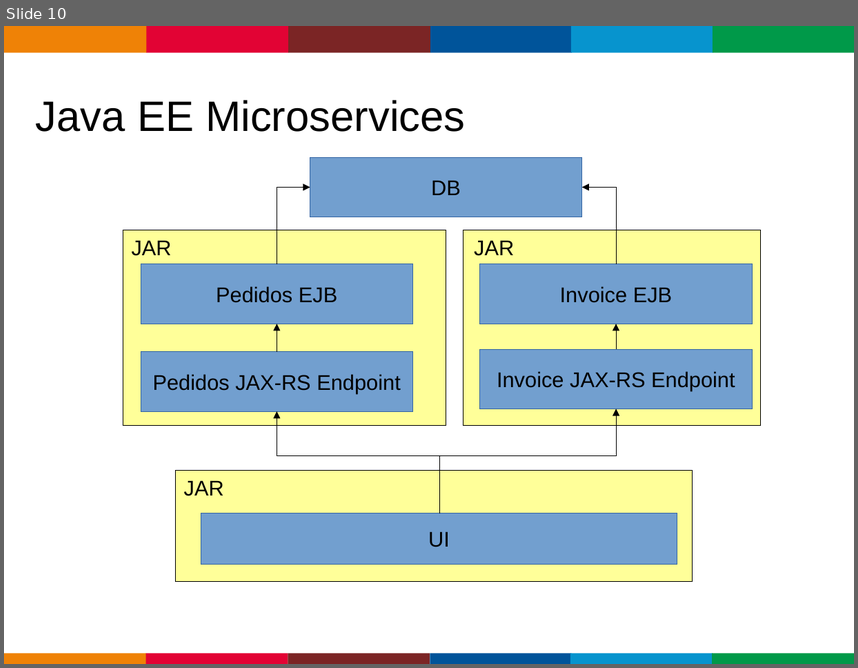
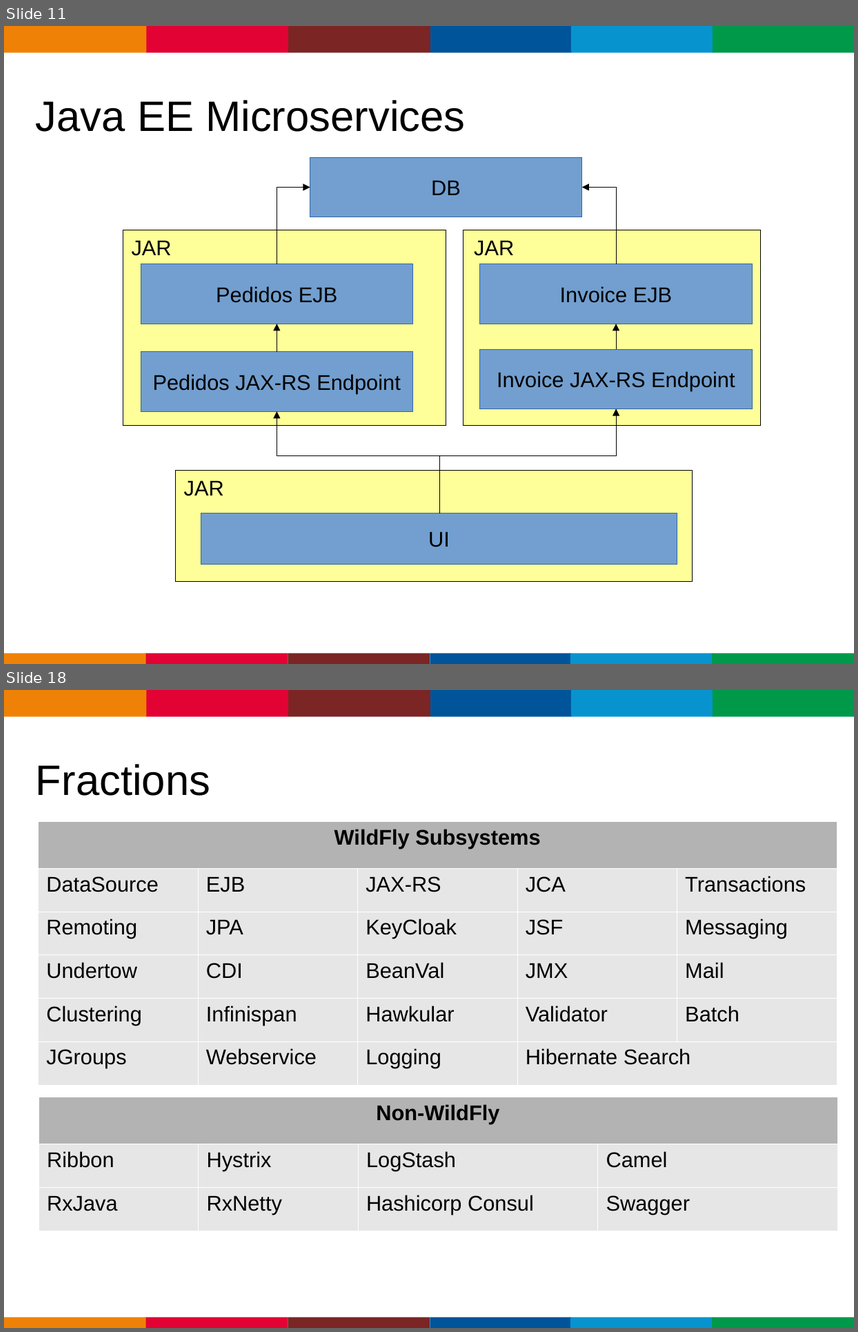
Before and after one commit to gastaldi/talks, a slide deck: WildFlySwarm/TDC 2016/wildflyswarm.odp. Shown one above the other, each under a label of ours: slide 10 before the commit, slides 11 and 18 after it; the slides between them are not shown. The pictures are 858x668 and 858x1332 pixels, drawn with LibreOffice and Linux fonts; fonts in the diff are those of the drawing; background and template pictures are left out. Boxes give left, top, right and bottom in pixels: in the first picture for what was removed or moved away, otherwise in the second. Text is boxed around its words. In the diff, an @@ line names an element or a change of style, - is before the commit and + after.

```diff
--- a/WildFlySwarm/TDC 2016/wildflyswarm.odp
+++ b/WildFlySwarm/TDC 2016/wildflyswarm.odp
@@ slide 18 added at box(4, 690, 854, 1328), background #FFFFFF; not listed: 13 template elements that a slide beside it also shows @@
@@ title added at box(36, 764, 210, 796), 36 pt, text #000000 @@
+Fractions
@@ table added at box(38, 822, 838, 1085), 6 rows, 5 columns @@
+WildFly Subsystems |  |  |  | 
+DataSource | EJB | JAX-RS | JCA | Transactions
+Remoting | JPA | KeyCloak | JSF | Messaging
+Undertow | CDI | BeanVal | JMX | Mail
+Clustering | Infinispan | Hawkular | Validator | Batch
+JGroups | Webservice | Logging | Hibernate Search | 
@@ table added at box(39, 1097, 838, 1231), 3 rows, 4 columns @@
+Non-WildFly |  |  | 
+Ribbon | Hystrix | LogStash | Camel
+RxJava | RxNetty | Hashicorp Consul | Swagger
@@ what was slide 10 is now slide 11 @@
```
Also in this commit, not shown: 8 slides changed, 9 other slides added, 1 slide removed.
